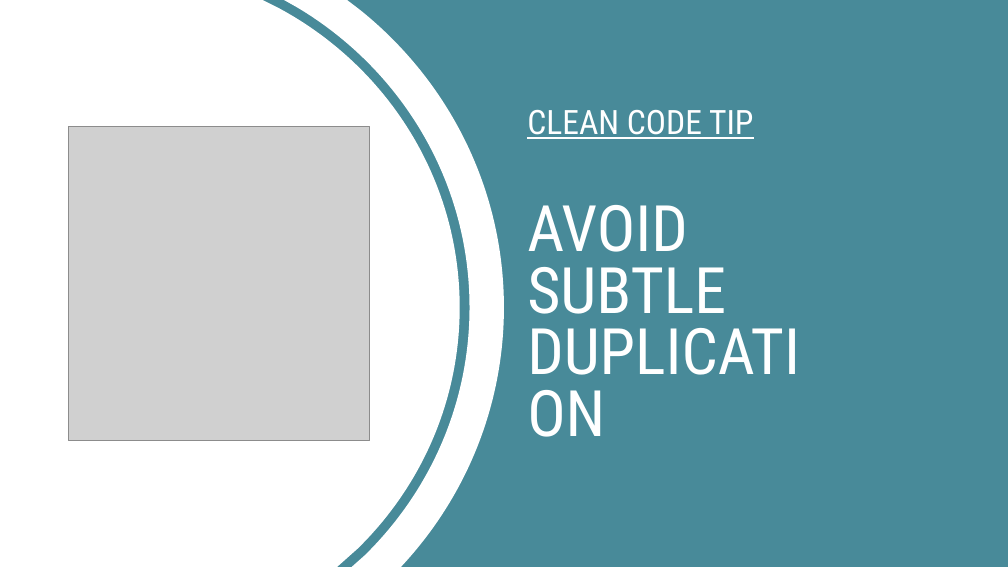
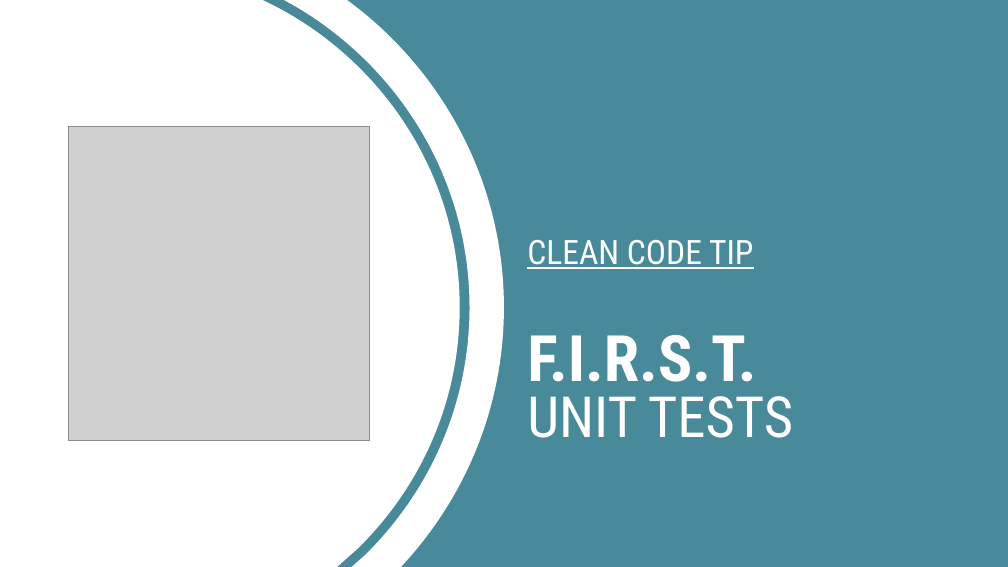
Before and after one commit to putuoka/c4it-blog, a slide deck: slide 2 of layout-cover-tips.pptx. Drawn at 1008x567 pixels with LibreOffice and Linux fonts; fonts in the diff are those of the drawing; grey boxes stand for pictures; background and template pictures are left out. Boxes give left, top, right and bottom in pixels: in the first picture for what was removed or moved away, otherwise in the second. Text is boxed around its words. In the diff, an @@ line names an element or a change of style, - is before the commit and + after.

Commit message:
[OK] FIRST Unit Tests (#284)
* Firtst draft

* Grammar check

* Updated cover image

```diff
--- a/layout-cover-tips.pptx
+++ b/layout-cover-tips.pptx
@@ title at box(527, 240, 793, 438): text changed; size 61 to 32 pt @@
-CLEAN CODE TIP
-AVOID SUBTLE DUPLICATION
+CLEAN CODE TIP
+F.I.R.S.T.
+UNIT TESTS
```
Also in this commit, not shown: 2 other files.
